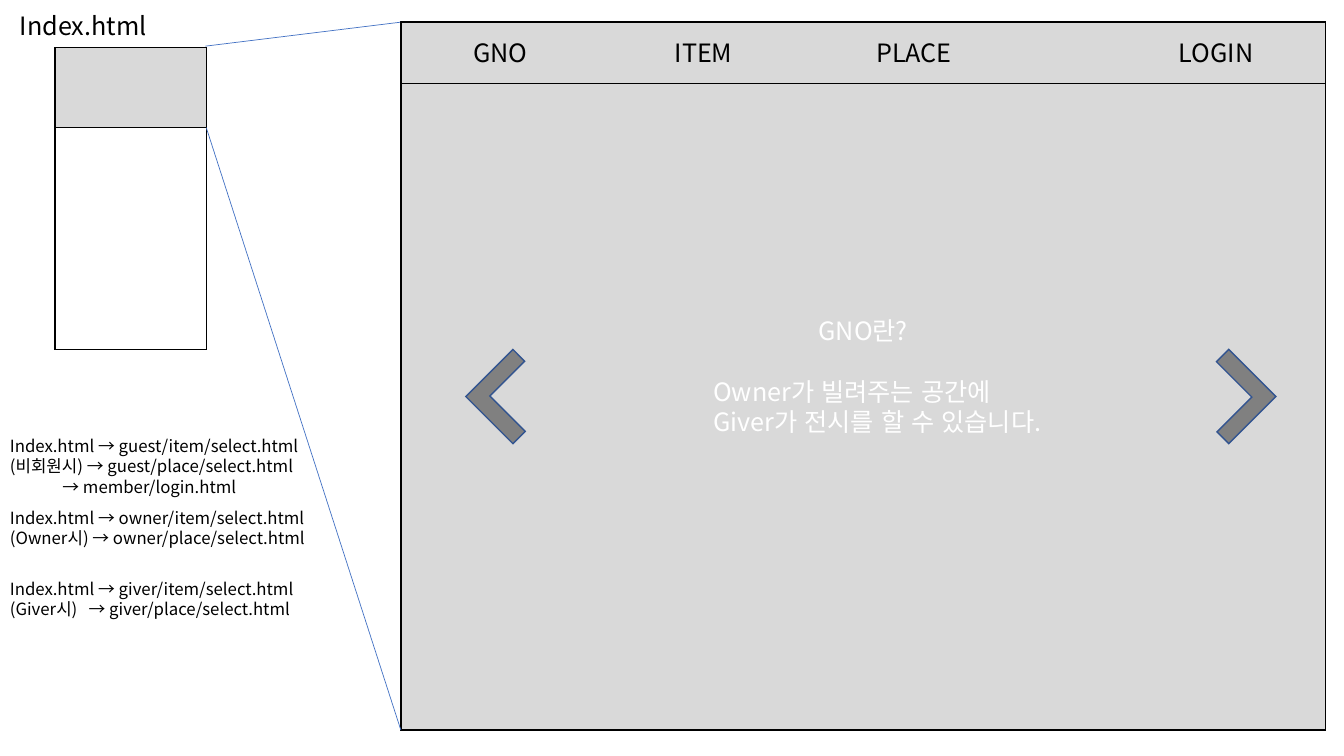
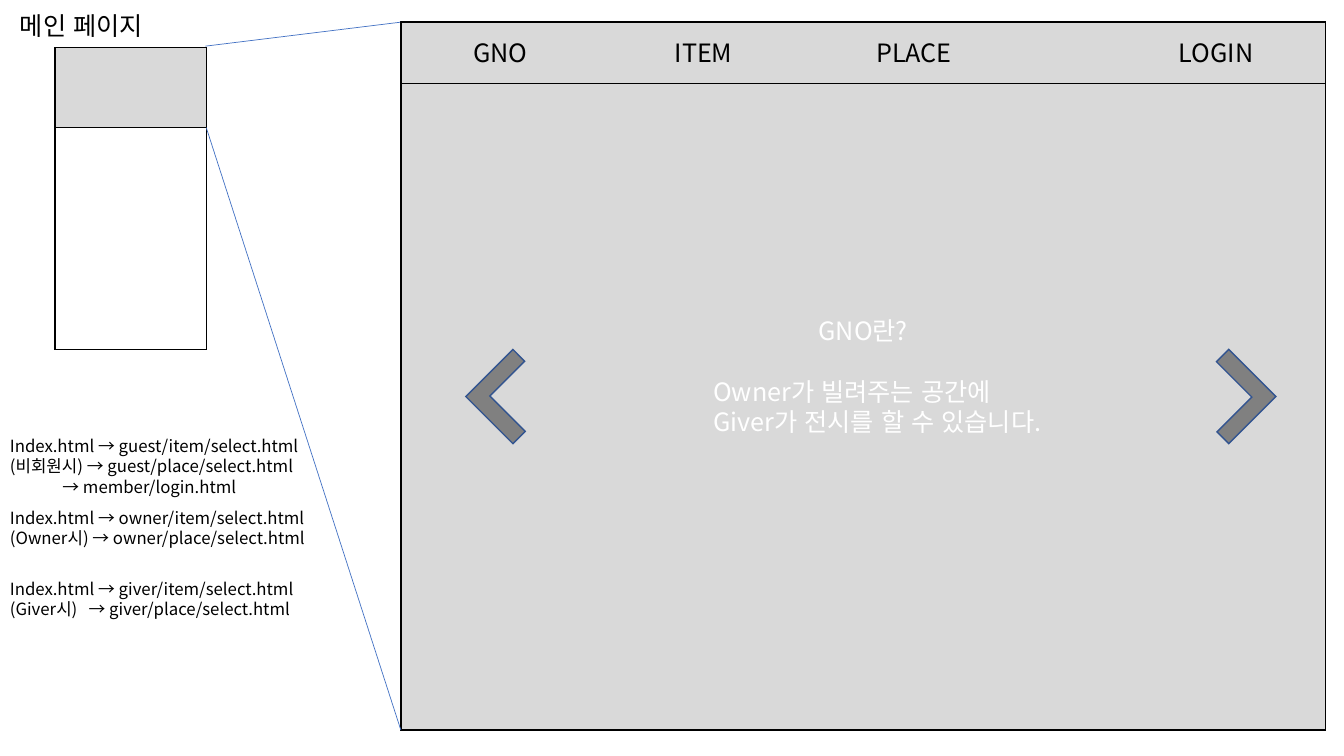
Before and after one commit to bigwin26/spring, a slide deck: slide 2 of GNO/3조 메인페이지 디자인.pptx (slide 1 before the commit). Drawn at 1344x756 pixels with LibreOffice and Linux fonts; fonts in the diff are those of the drawing. Boxes give left, top, right and bottom in pixels: in the first picture for what was removed or moved away, otherwise in the second. Text is boxed around its words. In the diff, an @@ line names an element or a change of style, - is before the commit and + after.

```diff
--- a/GNO/3조 메인페이지 디자인.pptx
+++ b/GNO/3조 메인페이지 디자인.pptx
@@ text at [20,14,143,37]: text changed @@
-Index.html
+메인 페이지
```
Also in this commit, not shown: 2 other slides changed, 17 slides added, 1 other file.
